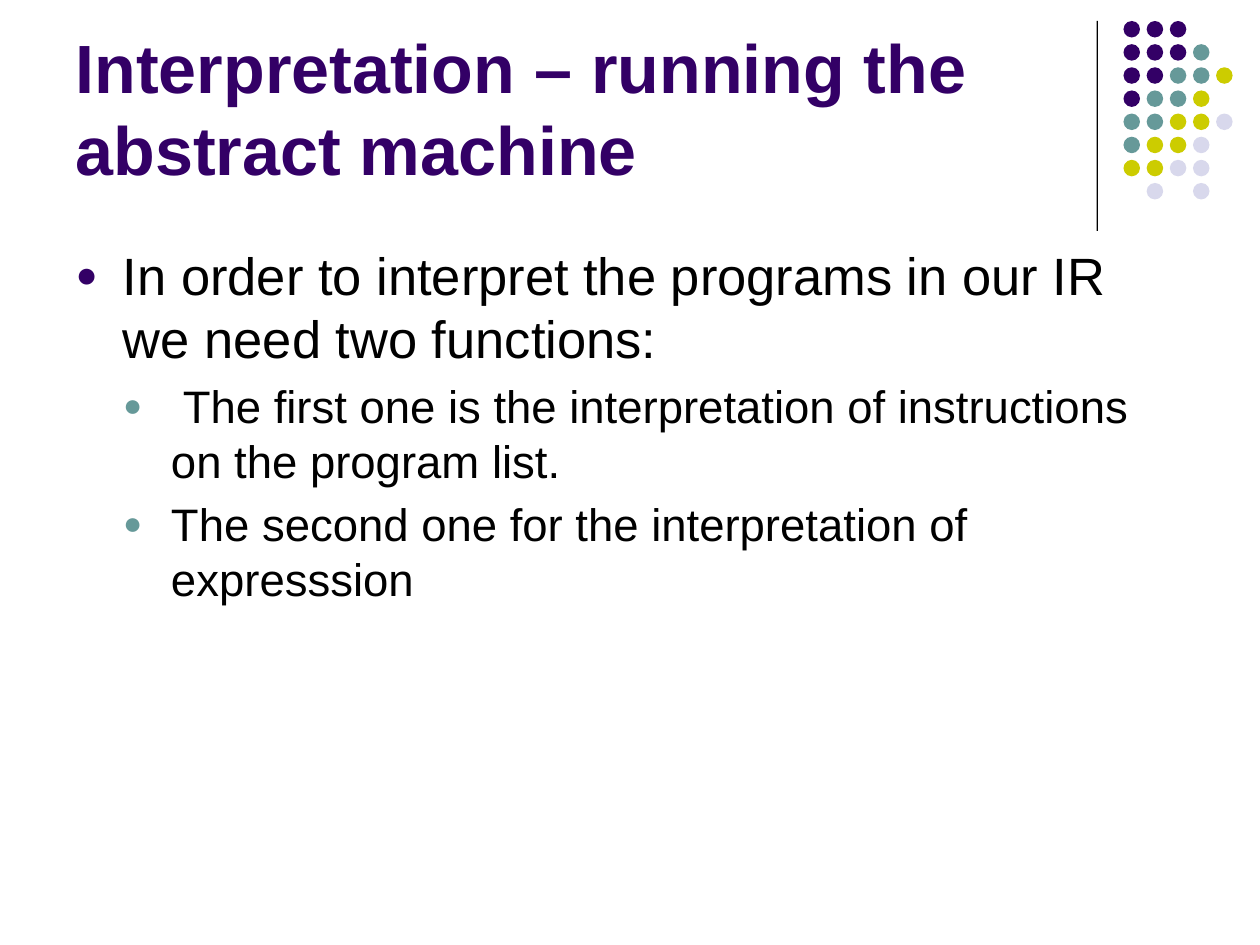
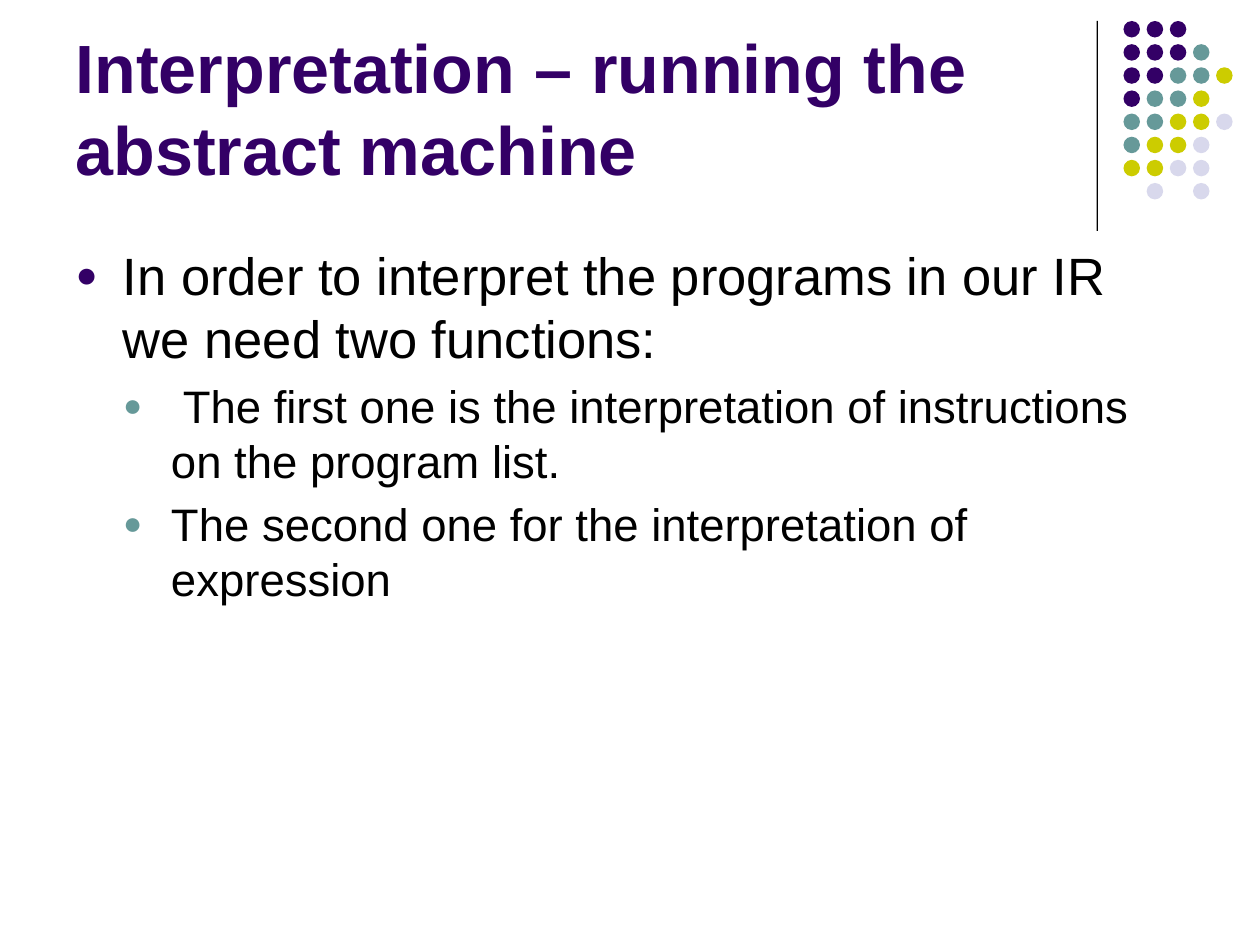
Before and after one commit to lutzhamel/CSC402, a slide deck: slide 56 of notes/csc402-ln005.pptx (slide 55 before the commit). Drawn at 1260x945 pixels with LibreOffice and Linux fonts; fonts in the diff are those of the drawing. Boxes give left, top, right and bottom in pixels: in the first picture for what was removed or moved away, otherwise in the second. Text is boxed around its words. In the diff, an @@ line names an element or a change of style, - is before the commit and + after.

```diff
--- a/notes/csc402-ln005.pptx
+++ b/notes/csc402-ln005.pptx
@@ text at (171, 508, 967, 605): text changed @@
-  ● The second one for the interpretation of expresssion
+  ● The second one for the interpretation of expression
```
Also in this commit, not shown: 37 other slides changed, 1 slide added, 5 other files.
